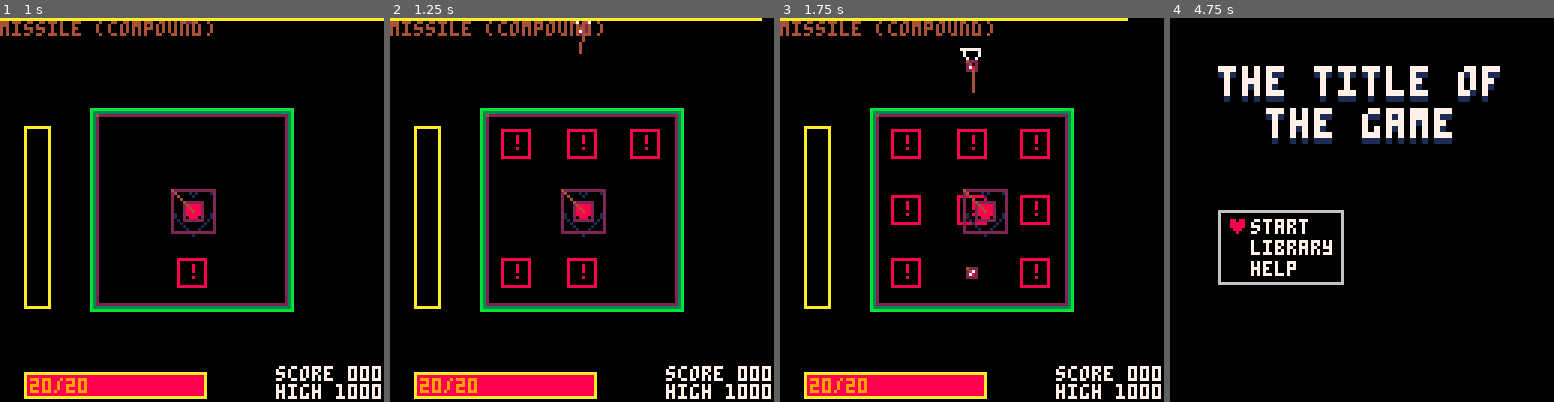
Above: before the commit, frames 1-4 (left to right).
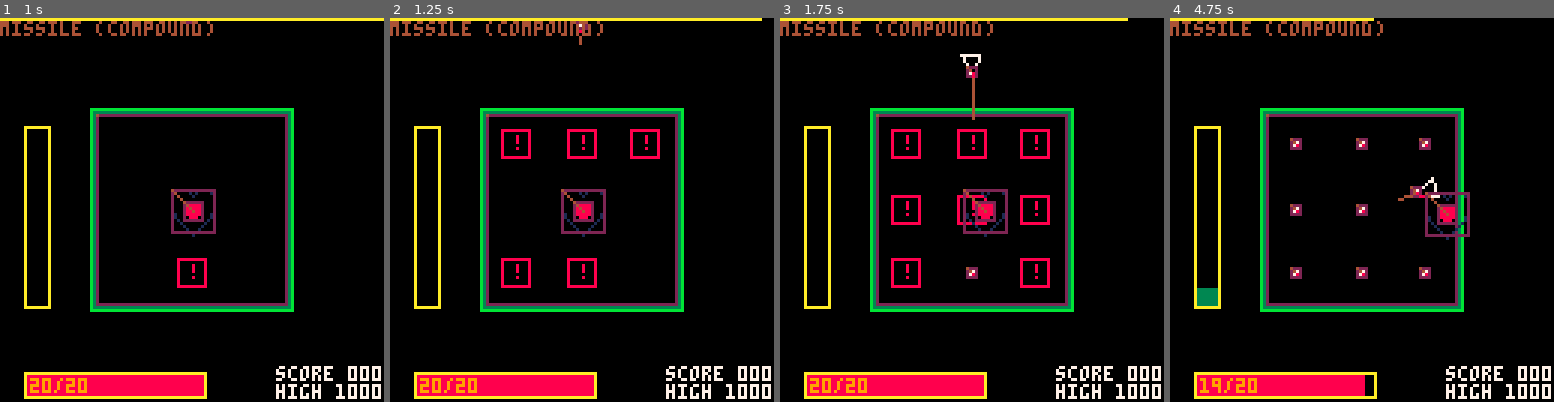
Above: after the commit, the same moments.

Repository: GiovanH/Pico8_Dev
Game: PICO-8 cartridge undertale.p8
Two runs of this game, one before a commit and one after it. Both use one fixed random seed, a clock stepped at 60 frames per second and the inputs below.
Inputs:
- Up to frame 1 (1 s): tap X (X key) at 0.33 s; tap O (Z key) at 0.7 s
- Up to frame 2 (1.25 s): tap X (X key) at 1.07 s
- Up to frame 3 (1.75 s): hold Right from 1.6 s (still down); tap O (Z key) at 1.7 s
- Up to frame 4 (4.75 s): tap X (X key) at 1.85, 2.97, 4.08 s; release Right at 2.1 s; tap O (Z key) every 0.4 s from 2.1 to 4.5 s; hold Up 2.15-2.42 s; hold Right 2.47-3.03 s; hold Left 3.08-3.58 s; hold Down 3.63-3.97 s; hold Right 4.02-4.68 s; hold Up from 4.73 s (still down)

Frame 1 is identical in both runs. In frame 2, less than 0.1% of the frame differs, in the area x 48-53%, y 0-10%; in frame 3, 0.3%; in frame 4, 19%, in the area x 0-100%, y 0-100%.

Commit message:
Missile physics

Diff:
--- a/undertale.p8
+++ b/undertale.p8
@@ -846,7 +846,7 @@
   line(spx, spy,
    mrconcatu(self.pos+self.vel*20, 4))
   line(spx, spy,
-   mrconcatu(self.pos+self.acc*10, 8))
+   mrconcatu(self.pos+self.acc*100, 8))
  end
 end
 
@@ -973,14 +973,16 @@
  dmg = 4,
  anim = nil,
  size = vec(4),
- destroy_on_dmg = false
+ destroy_on_dmg = false,
+ max_vel = 1.5
 }
 function b_missile:update()
  local v_towards = self.stage.o_soul.pos:__sub(self.pos):norm()
- -- self.acc = self.acc:norm()*0.4+ v_towards*0.05
- self.vel = self.vel*0.88 + v_towards*0.05
+ self.acc = v_towards*0.02 + self.vel*-0.01
  t_bullet.update(self)
- self.v_towards = v_towards
+ if self.vel:mag() > self.max_vel then
+  self.vel = self.vel:norm()*self.max_vel
+ end
 end
 function b_missile:draw()
  pal(self.paltab)
@@ -990,7 +992,7 @@
   vec(-6, -3),
   vec(2, 0)
  }
- draw_beam(path, self.pos, atan2(self.v_towards:unpack()), 7)
+ draw_beam(path, self.pos, atan2(self.vel:unpack()), 7)
  t_bullet.draw(self)
 end
 
